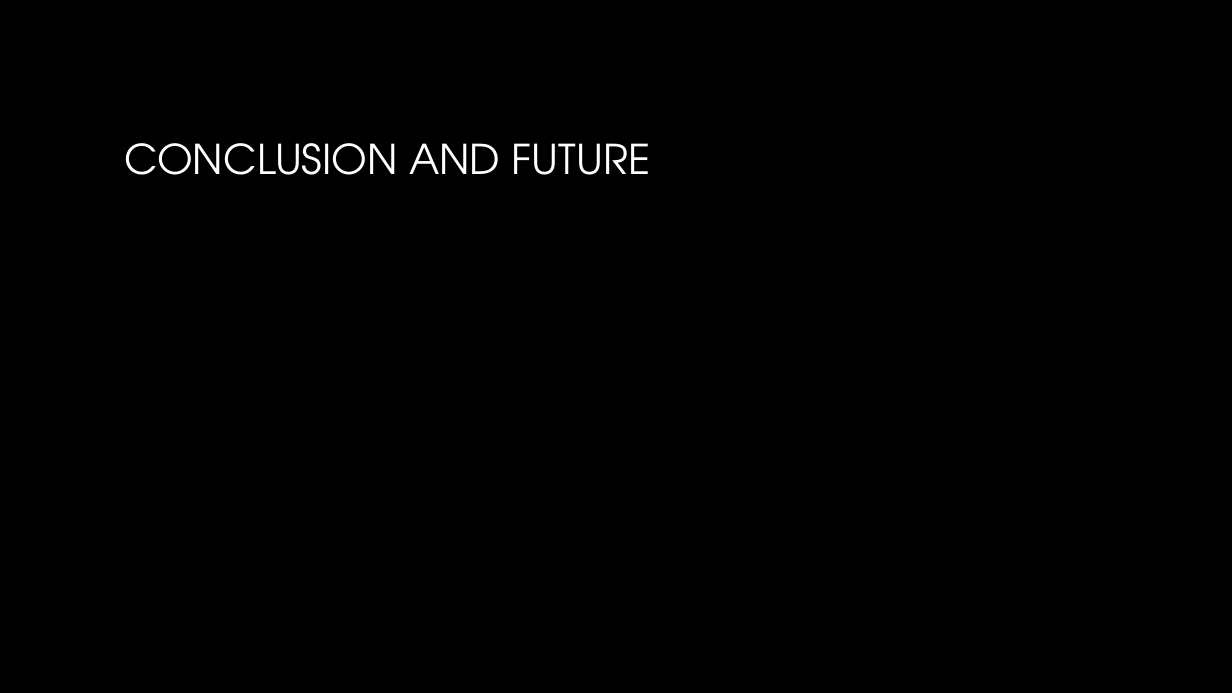
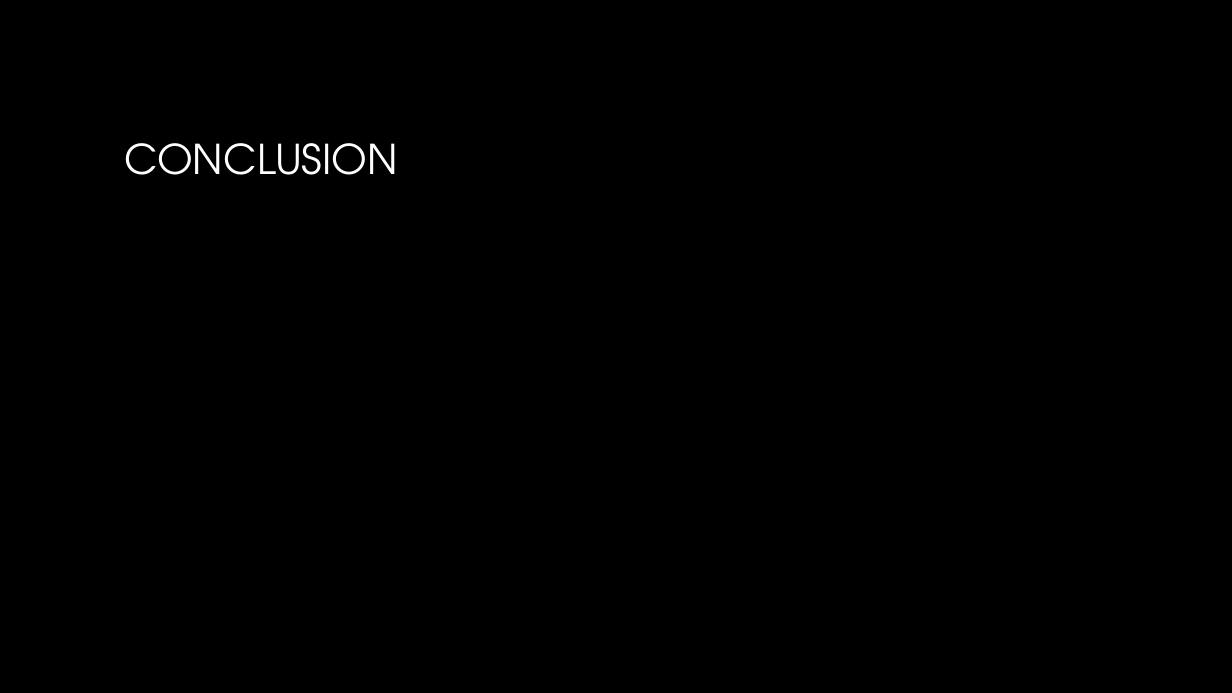
Before and after one commit to JacobEberhardt/decentralized-energy-trading, a slide deck: slide 15 of documentation/finalPresentation.pptx (slide 7 before the commit). Drawn at 1232x693 pixels with LibreOffice and Linux fonts; fonts in the diff are those of the drawing; background and template pictures are left out. Boxes give left, top, right and bottom in pixels: in the first picture for what was removed or moved away, otherwise in the second. Text is boxed around its words. In the diff, an @@ line names an element or a change of style, - is before the commit and + after.

```diff
--- a/documentation/finalPresentation.pptx
+++ b/documentation/finalPresentation.pptx
@@ title at [125, 143, 398, 175]: text changed @@
-CONCLUSION AND FUTURE
+CONCLUSION
```
Also in this commit, not shown: 3 other slides changed, 8 slides added.
